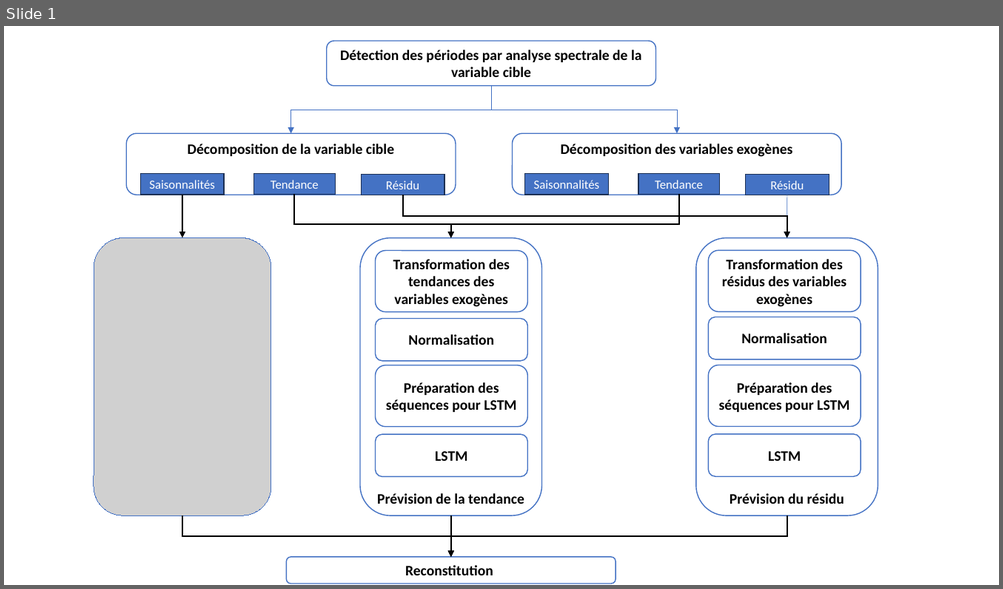
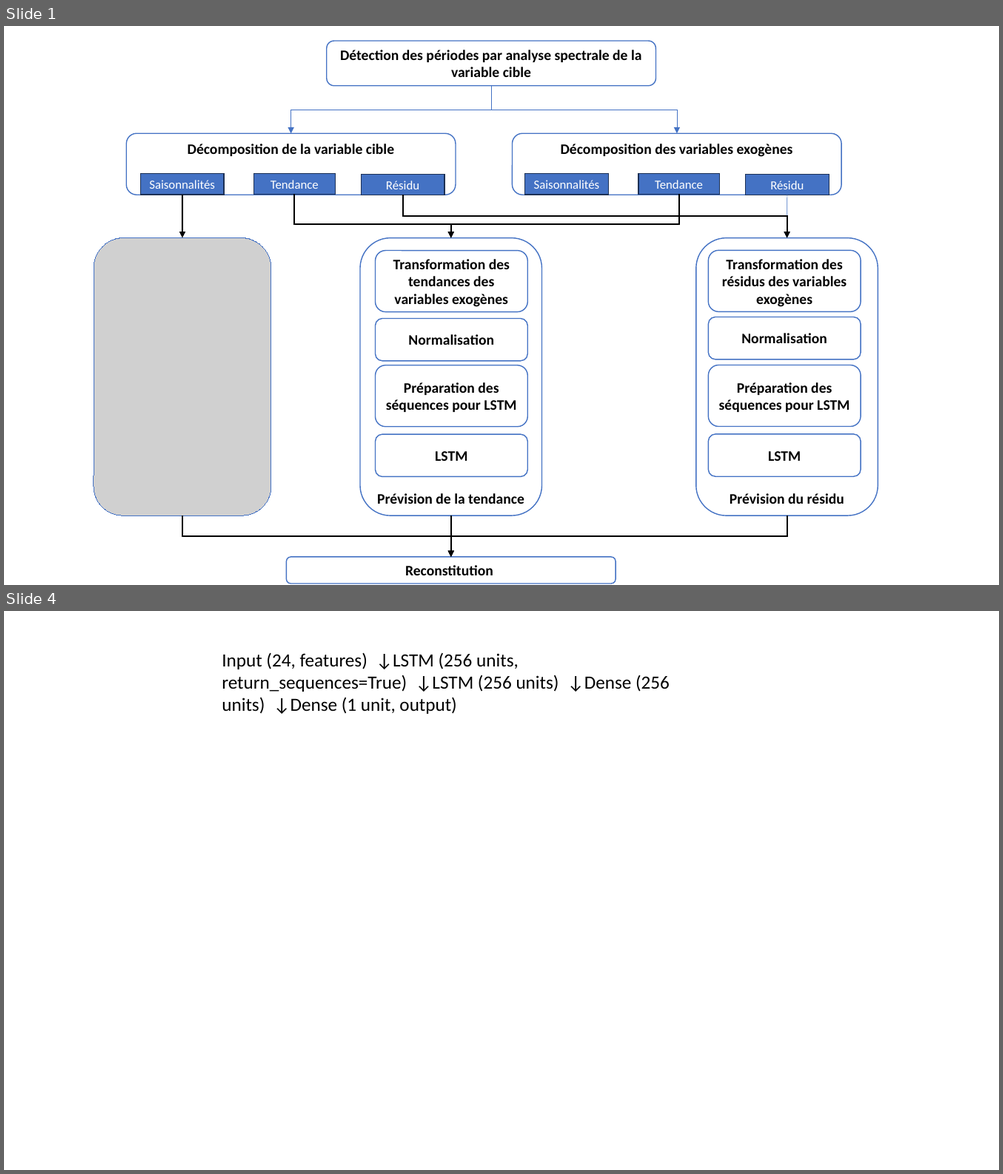
Before and after one commit to DataScientest-Studio/oct24_cds_anomalies_elec, a slide deck: reports/Lyx/Chap3/Présentation1.pptx. Shown one above the other, each under a label of ours: slide 1 before the commit, slides 1 and 4 after it; the slides between them are not shown. The pictures are 1003x589 and 1003x1174 pixels, drawn with LibreOffice and Linux fonts; fonts in the diff are those of the drawing; grey boxes stand for pictures. Boxes give left, top, right and bottom in pixels: in the first picture for what was removed or moved away, otherwise in the second. Text is boxed around its words. In the diff, an @@ line names an element or a change of style, - is before the commit and + after.

```diff
--- a/reports/Lyx/Chap3/Présentation1.pptx
+++ b/reports/Lyx/Chap3/Présentation1.pptx
@@ slide 4 added at bbox=[4, 611, 999, 1170], background #FFFFFF @@
@@ text added at bbox=[222, 652, 669, 714], 18 pt, text #000000 @@
+Input (24, features) ↓LSTM (256 units, return_sequences=True) ↓LSTM (256 units) ↓Dense (256 units) ↓Dense (1 unit, output)
```
Also in this commit, not shown: 3 other slides added, 12 other files.
